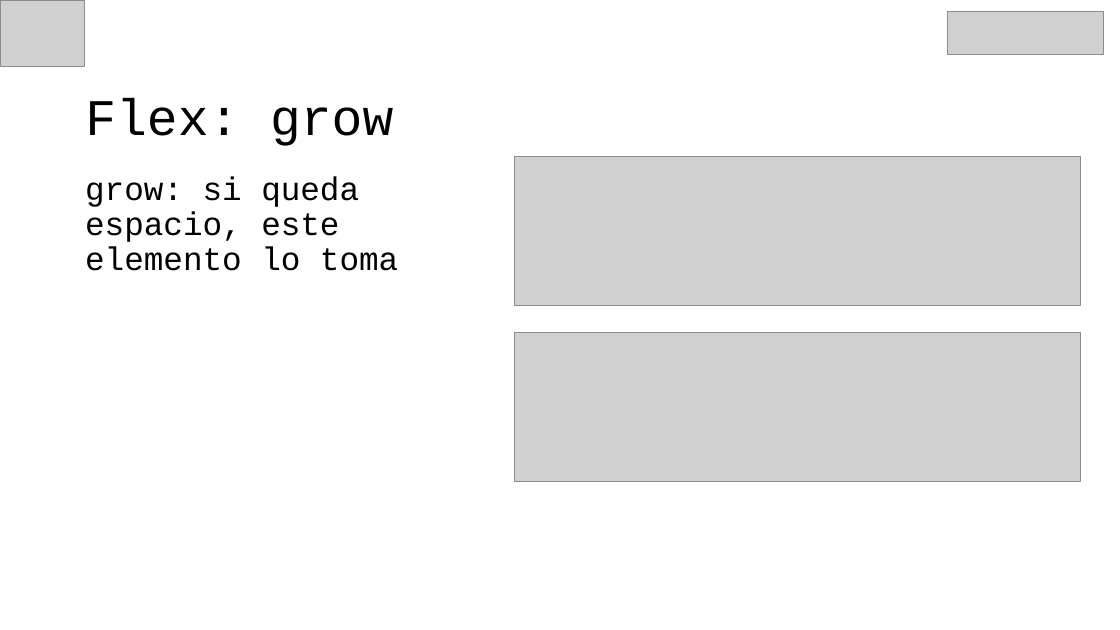
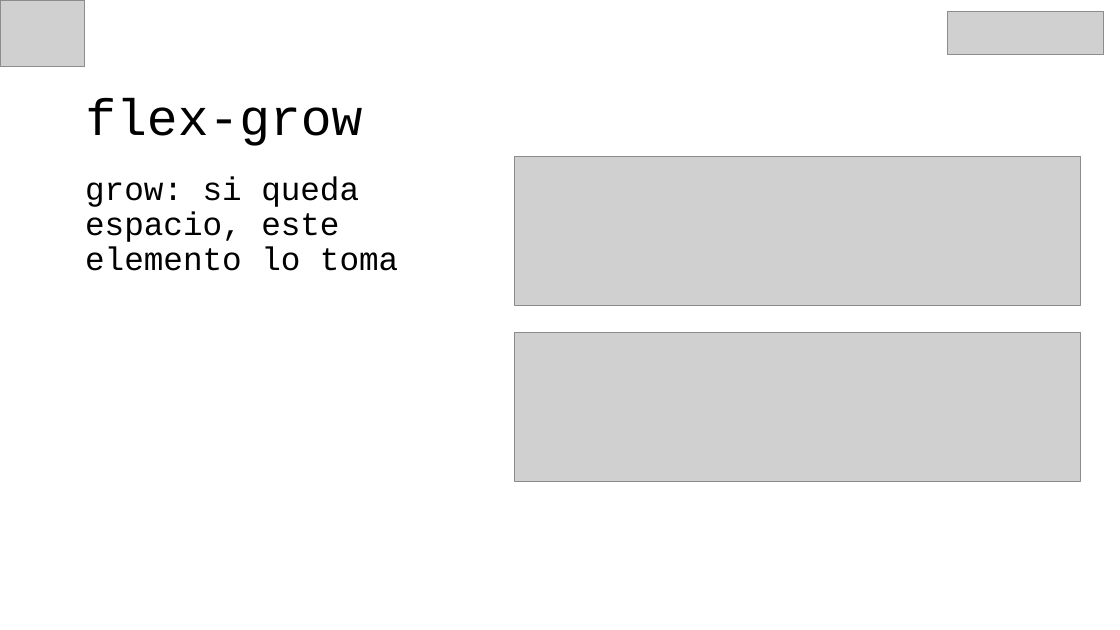
Before and after one commit to guidovarela/utn-minTrabajo2021, a slide deck: slide 20 of 06_FlexBox/Flexbox.ppt. Drawn at 1120x630 pixels with LibreOffice and Linux fonts; fonts in the diff are those of the drawing; grey boxes stand for pictures. Boxes give left, top, right and bottom in pixels: in the first picture for what was removed or moved away, otherwise in the second. Text is boxed around its words. In the diff, an @@ line names an element or a change of style, - is before the commit and + after.

```diff
--- a/06_FlexBox/Flexbox.ppt
+++ b/06_FlexBox/Flexbox.ppt
@@ title at [85, 98, 362, 146]: text changed @@
-Flex: grow
+flex-grow
```
Also in this commit, not shown: 2 other files.
